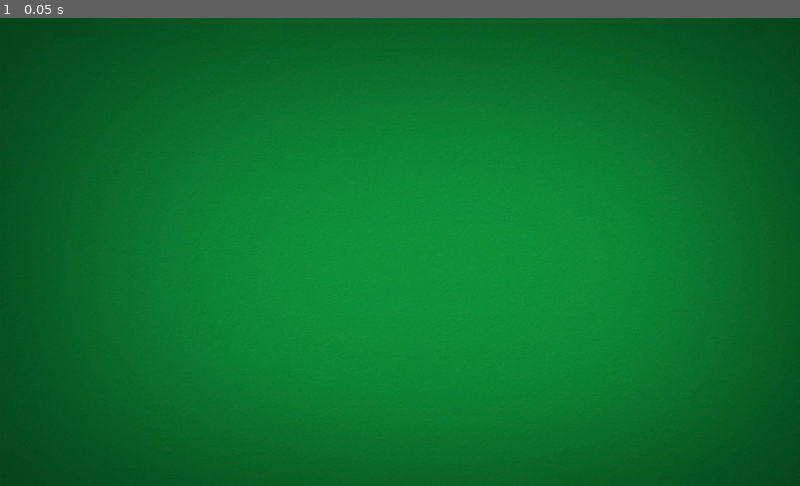
Above: before the commit, frame 1.
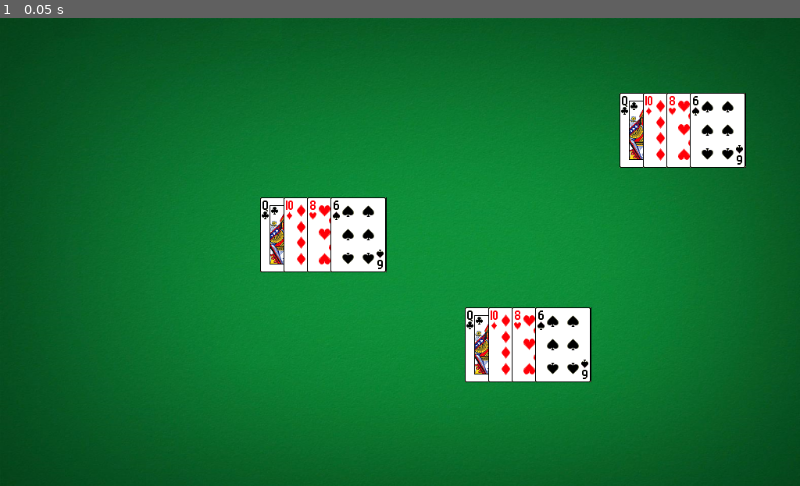
Above: after the commit, the same moment.

Repository: ssalanski/OhHell
Game: Godot game, scene res://Game.tscn
The game is run twice, just before and just after one commit, with the same random seed, the same clock (stepped at 60 frames per second) and the same inputs. The project has no main scene, so this scene is started directly.
Inputs:
- Up to frame 1 (0.05 s): no input

The runs differ from the first frame. In frame 1, 7.7% of the frame differs, in the area x 32-94%, y 16-78%.

Commit message:
create Hand scene, that can receive cards and fans them out

Diff:
--- a/Card.gd
+++ b/Card.gd
@@ -10,6 +10,8 @@
 func _ready():
 	$CardFace.frame = 52
 
+func set_value(val):
+	$CardFace.frame = val
 
 # Called every frame. 'delta' is the elapsed time since the previous frame.
 #func _process(delta):
--- a/Game.tscn
+++ b/Game.tscn
@@ -1,6 +1,7 @@
-[gd_scene load_steps=2 format=2]
+[gd_scene load_steps=3 format=2]
 
 [ext_resource path="res://assets/art/table.png" type="Texture" id=1]
+[ext_resource path="res://Hand.tscn" type="PackedScene" id=2]
 
 [node name="Node2D" type="Node2D"]
 
@@ -8,3 +9,12 @@
 scale = Vector2( 0.71, 0.67 )
 texture = ExtResource( 1 )
 centered = false
+
+[node name="player1" parent="." instance=ExtResource( 2 )]
+position = Vector2( 586, 419 )
+
+[node name="player2" parent="." instance=ExtResource( 2 )]
+position = Vector2( 784, 144 )
+
+[node name="player3" parent="." instance=ExtResource( 2 )]
+position = Vector2( 324, 278 )
--- /dev/null
+++ b/Hand.gd
@@ -0,0 +1,34 @@
+extends Node2D
+
+export(PackedScene) var Card
+
+# Declare member variables here. Examples:
+# var a = 2
+# var b = "text"
+var cards = []
+
+# Called when the node enters the scene tree for the first time.
+func _ready():
+	receive_card(11)
+	receive_card(22)
+	receive_card(33)
+	receive_card(44)
+
+
+func receive_card(c):
+	var new_card = Card.instance()
+	cards.append(new_card)
+	add_child(new_card)
+	new_card.set_value(c)
+	arrange_hand()
+
+const CARD_GAP = 30
+func arrange_hand():
+	var h = (cards.size() - 1) * CARD_GAP/2
+	for card in cards:
+		card.position = Vector2(h,0)
+		h = h + CARD_GAP
+
+# Called every frame. 'delta' is the elapsed time since the previous frame.
+#func _process(delta):
+#	pass
--- /dev/null
+++ b/Hand.tscn
@@ -0,0 +1,8 @@
+[gd_scene load_steps=3 format=2]
+
+[ext_resource path="res://Card.tscn" type="PackedScene" id=1]
+[ext_resource path="res://Hand.gd" type="Script" id=2]
+
+[node name="Node2D" type="Node2D"]
+script = ExtResource( 2 )
+Card = ExtResource( 1 )
